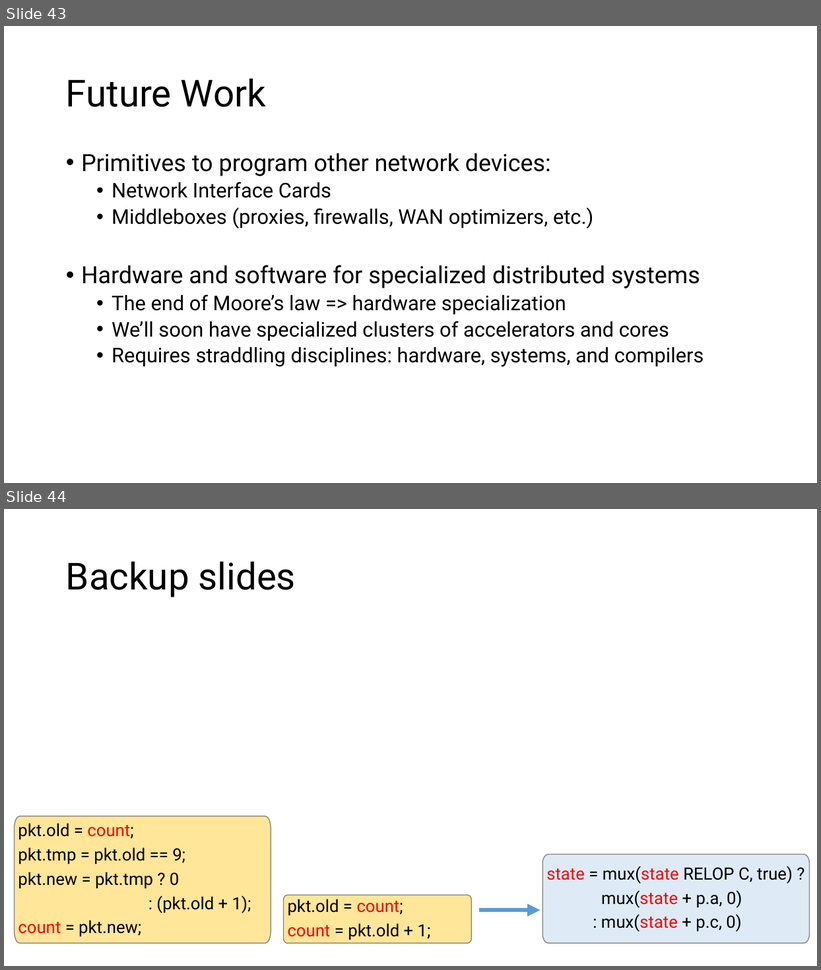
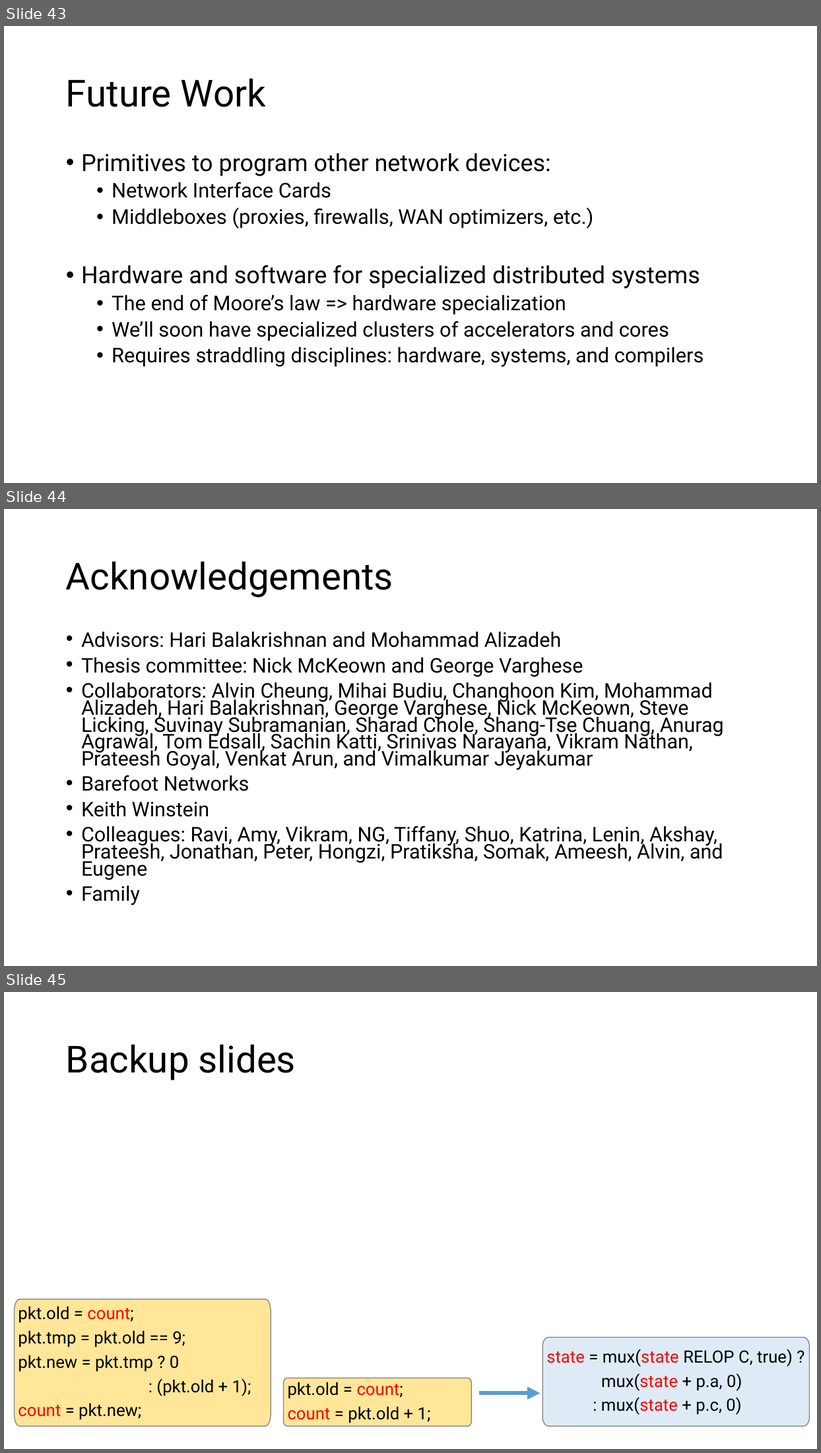
Before and after one commit to anirudhSK/pifo-domino-marple-ppts, a slide deck: combined_domino_pifo.pptx. Shown one above the other, each under a label of ours: slides 43 and 44 before the commit, slides 43, 44 and 45 after it. The pictures are 821x970 and 821x1453 pixels, drawn with LibreOffice and Linux fonts; fonts in the diff are those of the drawing. Boxes give left, top, right and bottom in pixels: in the first picture for what was removed or moved away, otherwise in the second. Text is boxed around its words. In the diff, an @@ line names an element or a change of style, - is before the commit and + after.

Commit message:
Add acks slide for thesis defense

```diff
--- a/combined_domino_pifo.pptx
+++ b/combined_domino_pifo.pptx
@@ slide 44 added at [4, 509, 817, 966], background #FFFFFF @@
@@ title added at [66, 561, 393, 597], 44 pt, text #000000 @@
+Acknowledgements
@@ text added at [81, 632, 724, 906], 23.8 pt, text #000000 @@
+• Advisors: Hari Balakrishnan and Mohammad Alizadeh
+• Thesis committee: Nick McKeown and George Varghese
+• Collaborators: Alvin Cheung, Mihai Budiu, Changhoon Kim, Mohammad Alizadeh, Hari Balakrishnan, George Varghese, Nick McKeown, Steve Licking, Suvinay Subramanian, Sharad Chole, Shang-Tse Chuang, Anurag Agrawal, Tom Edsall, Sachin Katti, Srinivas Narayana, Vikram Nathan, Prateesh Goyal, Venkat Arun, and Vimalkumar Jeyakumar
+• Barefoot Networks
+• Keith Winstein
+• Colleagues: Ravi, Amy, Vikram, NG, Tiffany, Shuo, Katrina, Lenin, Akshay, Prateesh, Jonathan, Peter, Hongzi, Pratiksha, Somak, Ameesh, Alvin, and Eugene
+• Family
@@ what was slide 44 is now slide 45 @@
```
